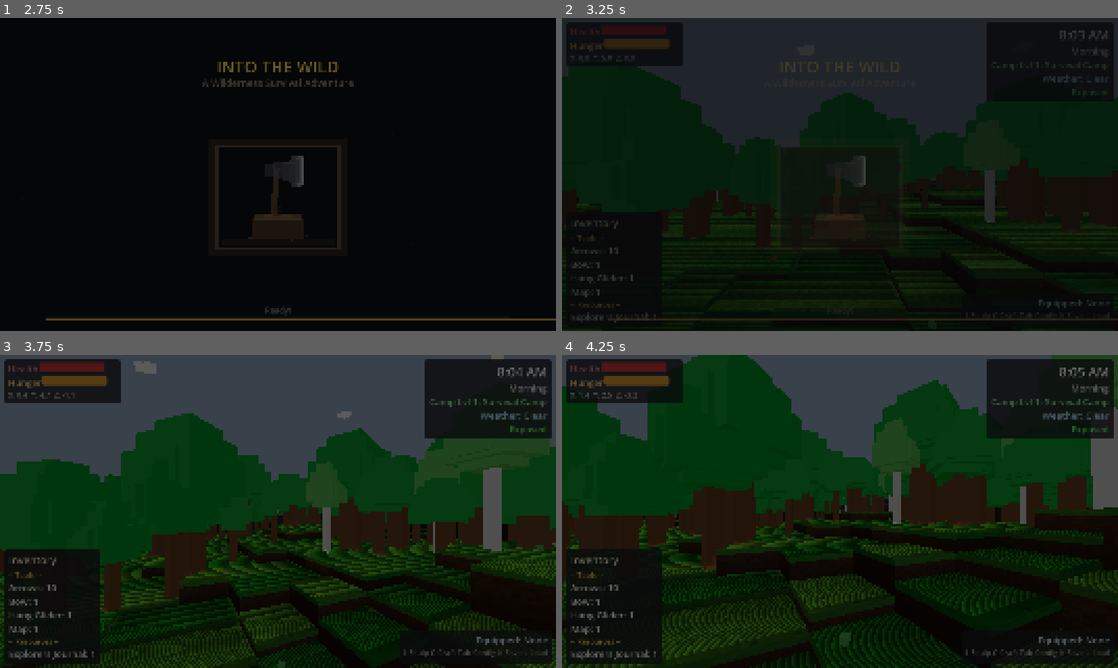
Above: before the commit, frames 1-4 (two rows, left to right).
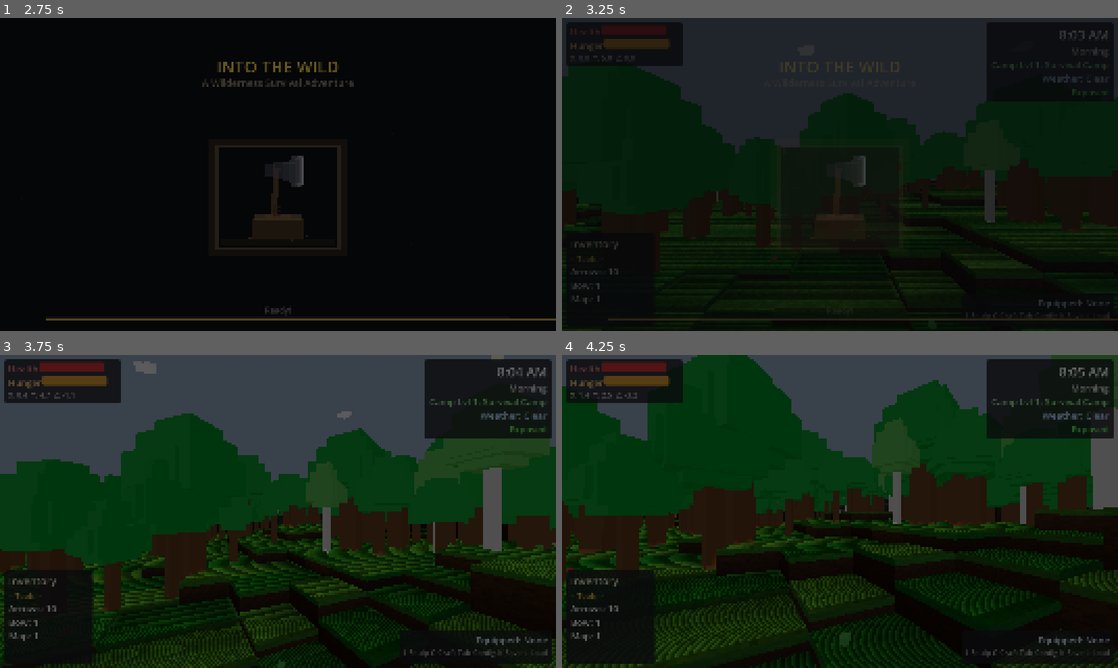
Above: after the commit, the same moments.

Repository: adchamberlain/into-the-wild
Game: Godot game, scene res://scenes/main.tscn
Two runs of this game, one before a commit and one after it. Both use one fixed random seed, a clock stepped at 60 frames per second and the inputs below.
Inputs (mouse positions are in pixels of both pictures, inside the frame that each line leads up to):
- Up to frame 1 (2.75 s): tap Enter at 0.5, 2 s; move the mouse to (305, 174) at 0.52 s; hold C (crouch) 0.53-1.28 s; hold W (move_forward) from 0.53 s (still down); click (305, 174) at 0.67 s; tap Space (jump) at 0.77, 1.07, 1.25, 1.52, 1.82 s; move the mouse to (250, 174) at 1.27 s; tap T (cycle_ammo) at 1.35 s; move the mouse to (289, 168) at 2.02 s; hold F (eat) from 2.03 s (still down)
- Up to frame 2 (3.25 s): keep holding W (move_forward); move the mouse to (834, 180) at 2.77 s; release F (eat) at 2.78 s; tap E (interact) at 2.85 s; click (834, 180) at 2.92 s; tap Space (jump) at 3.02 s
- Up to frame 3 (3.75 s): keep holding W (move_forward); tap Space (jump) at 3.32 s; move the mouse to (316, 514) at 3.52 s; hold M (move_structure) from 3.53 s (still down)
- Up to frame 4 (4.25 s): keep holding W (move_forward); keep holding M (move_structure); tap Space (jump) at 3.77, 4.07 s

Frame 1 is identical in both runs. In frame 2, 0.5% of the frame differs, in the area x 0-18%, y 64-98%; in frame 3, 1.5%; in frame 4, 1.5%, in the area x 0-18%, y 62-98%.

Commit message:
Remove temp journal and glider spawn items (testing complete)
Co-Authored-By: Claude Opus 4.6 <noreply@anthropic.com>

Diff:
--- a/scripts/player/player_controller.gd
+++ b/scripts/player/player_controller.gd
@@ -226,9 +226,7 @@
 			inventory.add_item("bow", 1)
 			inventory.add_item("arrows", 10)
 			inventory.add_item("map", 1)
-		# TEMP: Spawn with journal and glider for testing
-		inventory.add_item("explorers_journal", 1)
-		inventory.add_item("hang_glider", 1)
+
 
 
 
